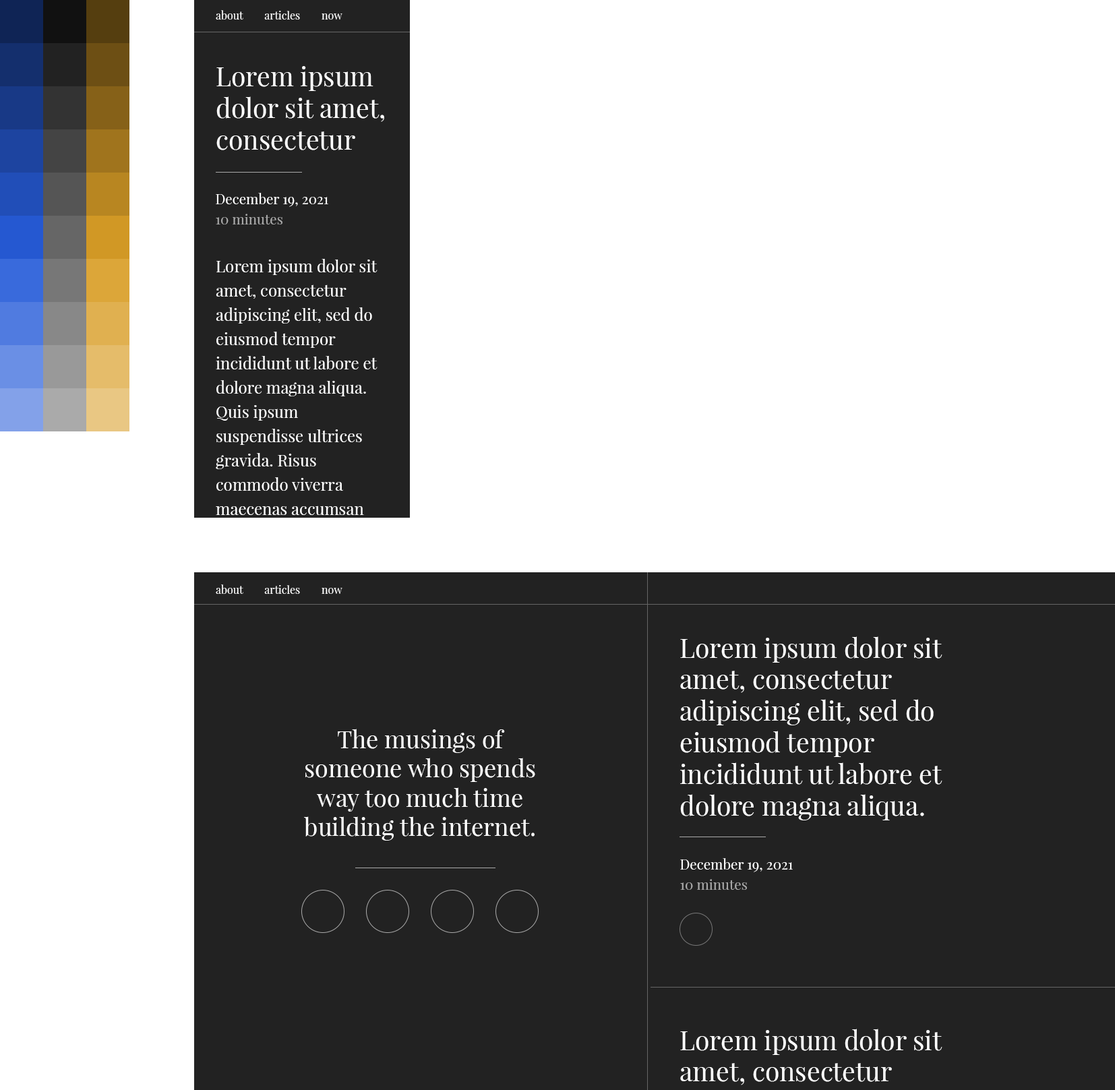
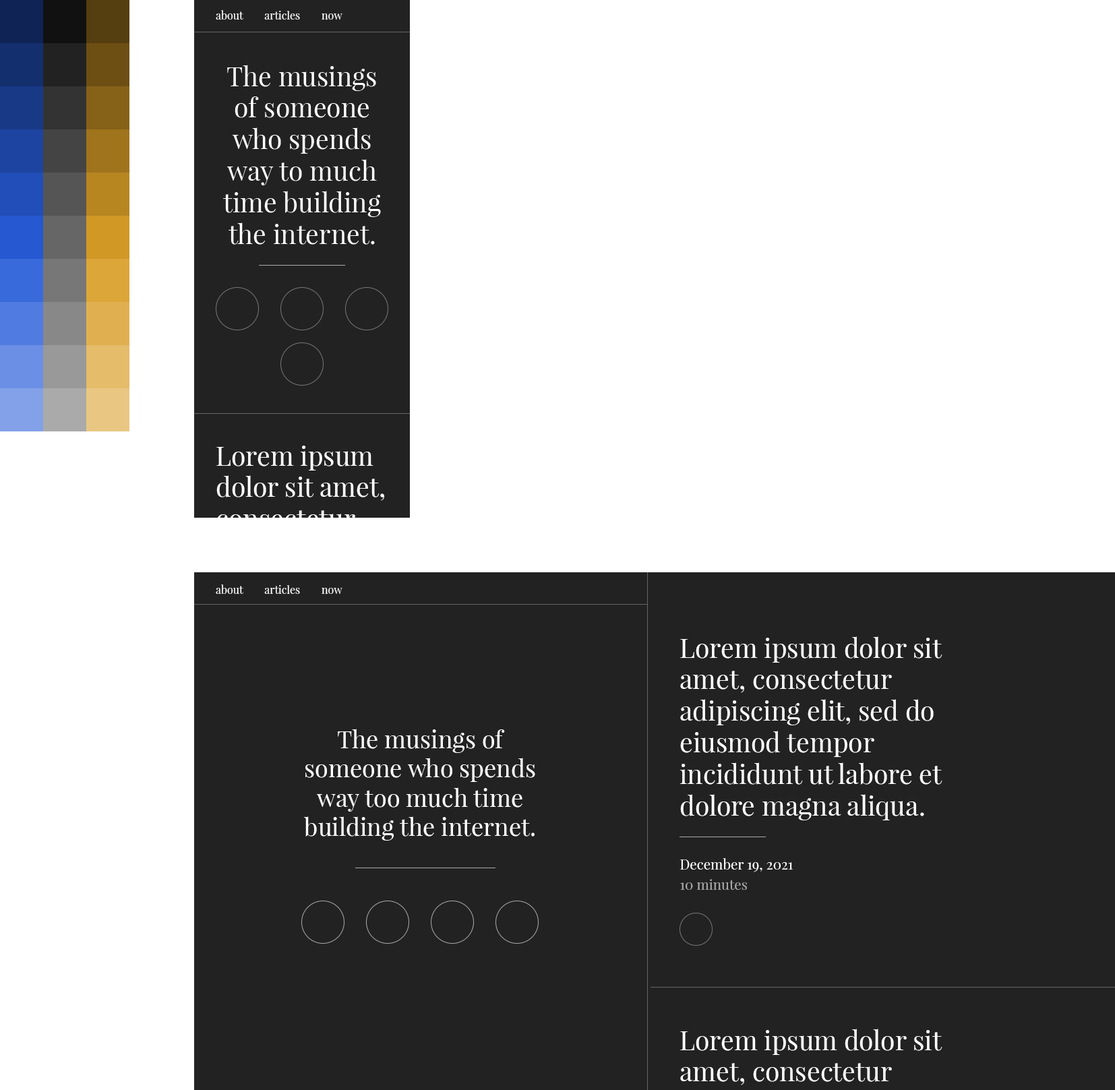
Layered file, before and after one edit (1115px x 1090px). Changes by layer:
hid group "article" (1st of 2, in "320px") (5 layers) over left=215, top=66, right=385, bottom=518
added group "home" (1st of 2, in "320px") with 17 layers in group "320px" over left=194, top=64, right=410, bottom=518
added group "Title" with 8 layers in group "home" over left=194, top=64, right=410, bottom=414
added group "copy" (1st of 8, in "320px" › "home" › "Title") with 1 layers in group "Title" over left=223, top=64, right=381, bottom=245
added layer "The musings of someone who spends way to much time building the" in group "copy" over left=223, top=64, right=381, bottom=245
added group "Card" (1st of 7, in "320px" › "home") with 7 layers in group "home" over left=215, top=445, right=385, bottom=518
added group "copy" (2nd of 8, in "320px" › "home" › "Card") with 1 layers in group "Card" over left=216, top=445, right=385, bottom=518
added layer "Lorem ipsum dolor sit amet, consectetur adipiscing elit, sed do" (3rd of 11, in "320px" › "home" › "Card" › "copy") in group "copy" over left=216, top=445, right=385, bottom=518
added group "home" (2nd of 2, in "Desktop") with 22 layers in group "Desktop" over left=301, top=604, right=1115, bottom=944
added group "about" (1st of 2, in "Desktop" › "home") with 7 layers in group "home" over left=301, top=889, right=539, bottom=944
added group "social" (1st of 2, in "Desktop" › "home" › "about") with 4 layers in group "about" over left=301, top=900, right=539, bottom=944
renamed "home" to "articles", hid the group it (22 layers) over left=301, top=604, right=1115, bottom=944
moved "Ellipse 2 copy 3" (2nd of 2, in "Desktop" › "articles" › "about" › "social") into group "social", painted on it over left=495, top=889, right=539, bottom=944
…and 15 more changes (11 added, 3 painted, 4 stack)
